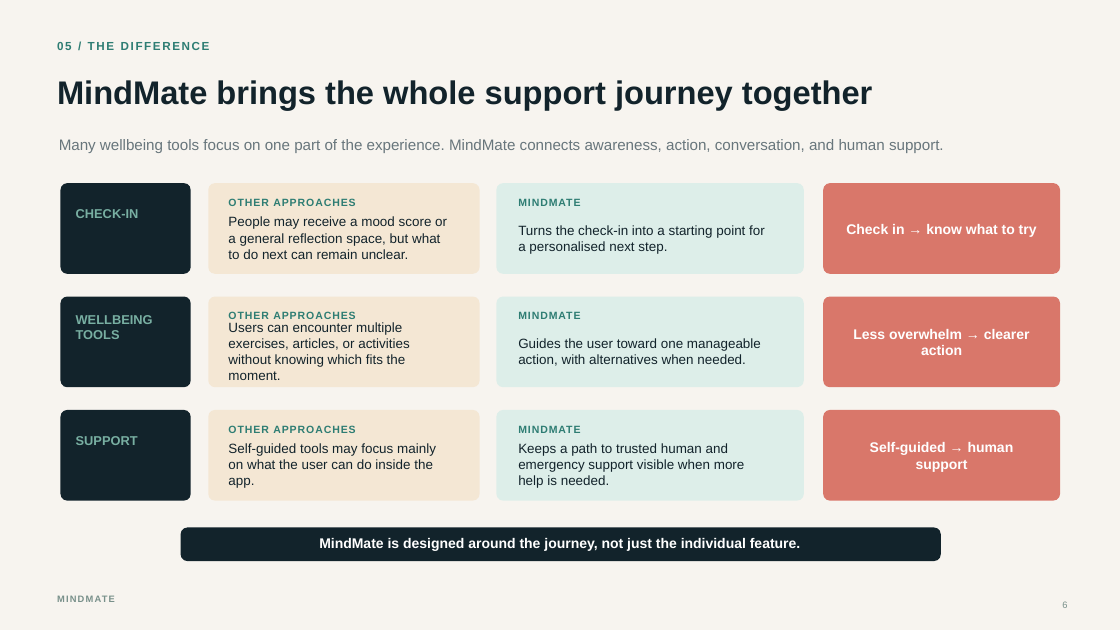
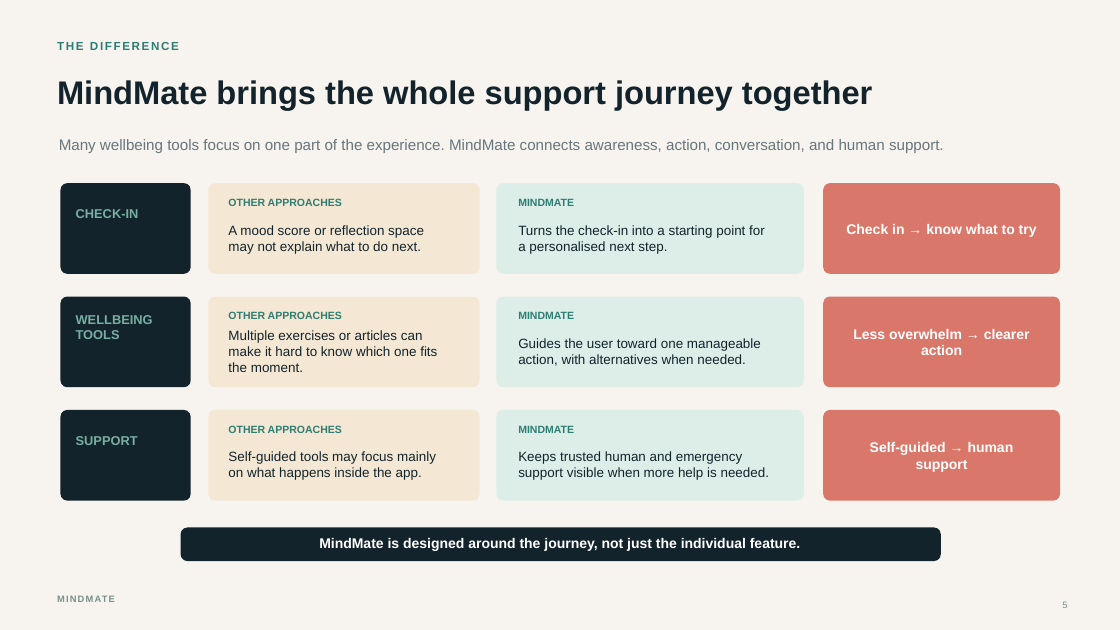
Before and after one commit to Tor3x-Coder/mindmate, a slide deck: slide 5 of presentation/MindMate_Competition_Presentation.pptx (slide 6 before the commit). Drawn at 1120x630 pixels with LibreOffice and Linux fonts; fonts in the diff are those of the drawing. Boxes give left, top, right and bottom in pixels: in the first picture for what was removed or moved away, otherwise in the second. Text is boxed around its words. In the diff, an @@ line names an element or a change of style, - is before the commit and + after.

```diff
--- a/presentation/MindMate_Competition_Presentation.pptx
+++ b/presentation/MindMate_Competition_Presentation.pptx
@@ text at [57, 42, 179, 50]: text changed @@
-05 / THE DIFFERENCE
+THE DIFFERENCE
@@ text at [228, 225, 424, 254]: text changed @@
-People may receive a mood score or a general reflection space, but what to do next can remain unclear.
+A mood score or reflection space may not explain what to do next.
@@ text at [228, 330, 437, 372]: text changed @@
-Users can encounter multiple exercises, articles, or activities without knowing which fits the moment.
+Multiple exercises or articles can make it hard to know which one fits the moment.
@@ letter spacing 0.8 to 0 pt in 6 elements at [228, 198, 342, 206], [518, 199, 574, 206], [228, 311, 342, 319], [518, 312, 574, 319], [228, 425, 342, 433], [518, 426, 574, 433] @@
@@ text at [228, 451, 436, 480]: text changed @@
-Self-guided tools may focus mainly on what the user can do inside the app.
+Self-guided tools may focus mainly on what happens inside the app.
@@ text at [518, 451, 770, 480]: text changed @@
-Keeps a path to trusted human and emergency support visible when more help is needed.
+Keeps trusted human and emergency support visible when more help is needed.
```
Also in this commit, not shown: 6 other slides changed, 2 slides added, 4 slides removed.
